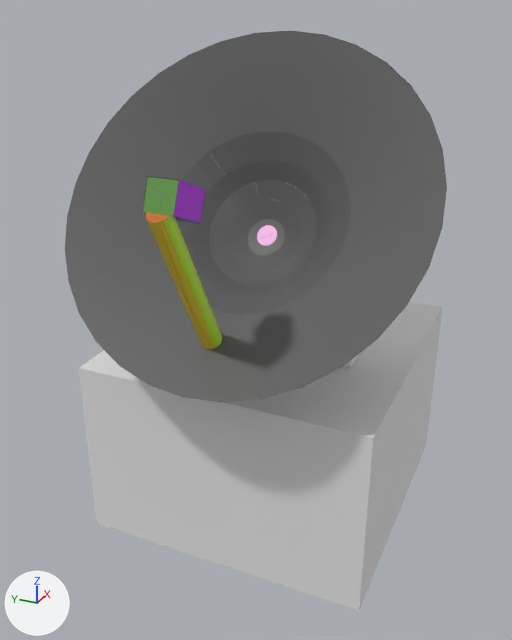
What one commit did to the Blender file resources/assets/minecraftspaceagency/models/blend/comSatBase.blend.
The view is the same before and after, from a camera (50 mm lens) standing at (-6.64, -2.73, 5.46) and looking at (-0.54, 0.01, 2.42). The axes (+X, +Y, +Z) are drawn at lower left. The lights are the same throughout.

Names of what the first picture shows: 'Cube', 'Dish'.
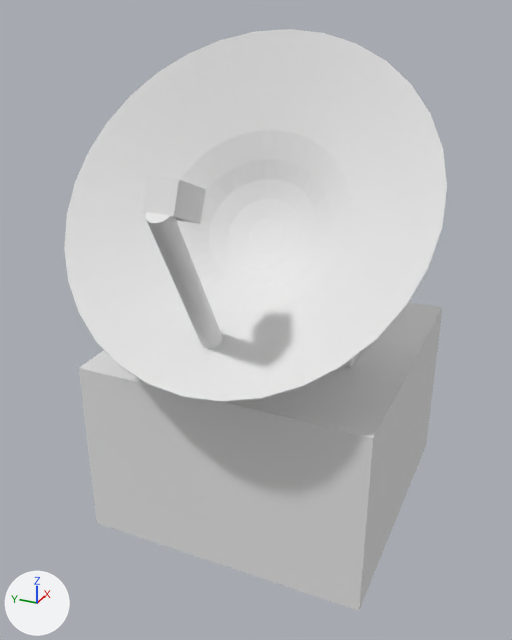
What differs and where, as boxes (x1, y1, x2, y2) in the pictures (512 x 640 px):
'Dish', reshaped
    before: (65, 31, 447, 402)
    after: (64, 29, 447, 402)
part 1 of me_sphere_001, added
    after: (257, 224, 277, 245)
part 2 of me_sphere_001, built on
    before: (145, 212, 223, 349)
    after: (64, 29, 447, 402)
part 3 of me_sphere_001, recoloured
    before: (65, 31, 447, 402)
    after: (142, 176, 206, 223)

Patch to the scene script:
```diff
--- a/resources/assets/minecraftspaceagency/models/blend/comSatBase.blend.py
+++ b/resources/assets/minecraftspaceagency/models/blend/comSatBase.blend.py
@@ mat_materialfront @@
+mat_materialfront = diffuse_material('MaterialFront')
+mat_materialfront.base_color = (0.8, 0.8, 0.8)  # white #e7e7e7
@@ me_sphere_001 @@
 # used by ob_dish; location = (-0.04, -0.01, 3.03); rotation_euler = (0.0, -7.168, 0.0), in degrees (0, 309, 0)
-me_sphere_001.from_pydata(...)  # 361 vertices, 298 faces; spans x -1.84..1.78, y -1.83..1.79, z -0.07..2.48
+me_sphere_001.from_pydata(...)  # 618 vertices, 555 faces; spans x -1.84..1.79, y -1.83..1.79, z -0.07..2.48
+# me_sphere_001 part 1: a new loose piece of 32 vertices spanning x -0.13..0.13, y -0.14..0.12, z 0.4, in mat_materialfront (white #e7e7e7)
+# me_sphere_001 part 2
+# 34 faces are deleted
+# 225 vertices are added at x -1.84..1.79, y -1.83..1.79, z 0.39..1.2
+# 290 new faces join them
+# me_sphere_001 part 3: 298 faces spanning x -1.84..1.78, y -1.83..1.79, z -0.07..2.48 switch from mat_satalitedish_png (picture img_satalitedish_png) to mat_materialfront (white #e7e7e7)
```
